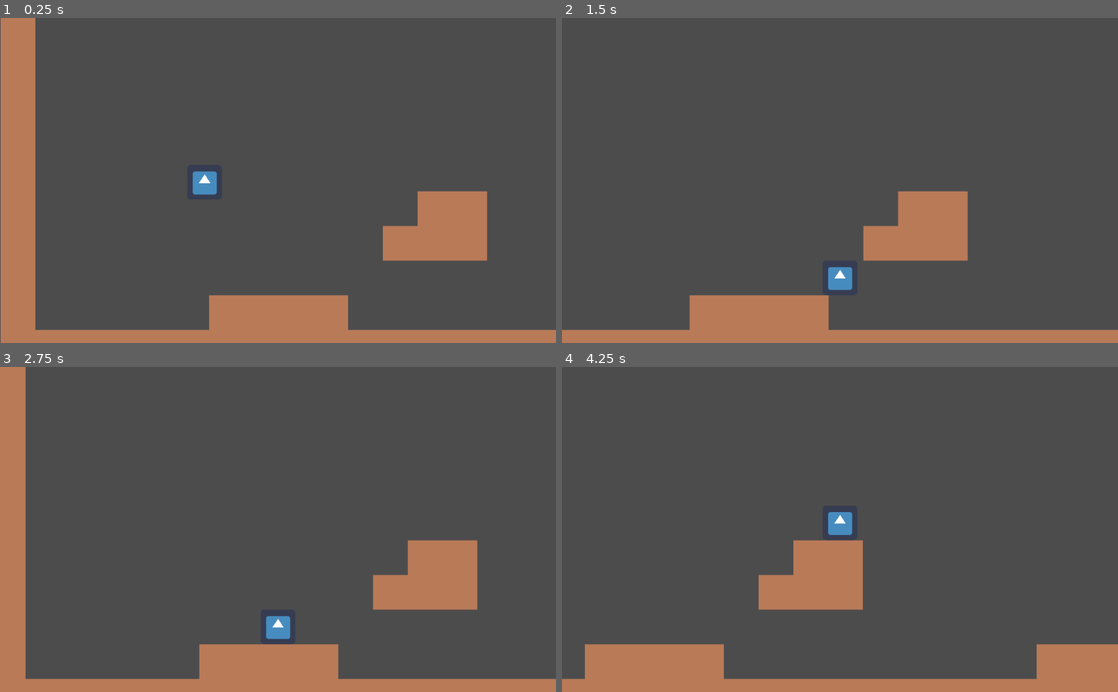
Above: before the commit, frames 1-4 (two rows, left to right).
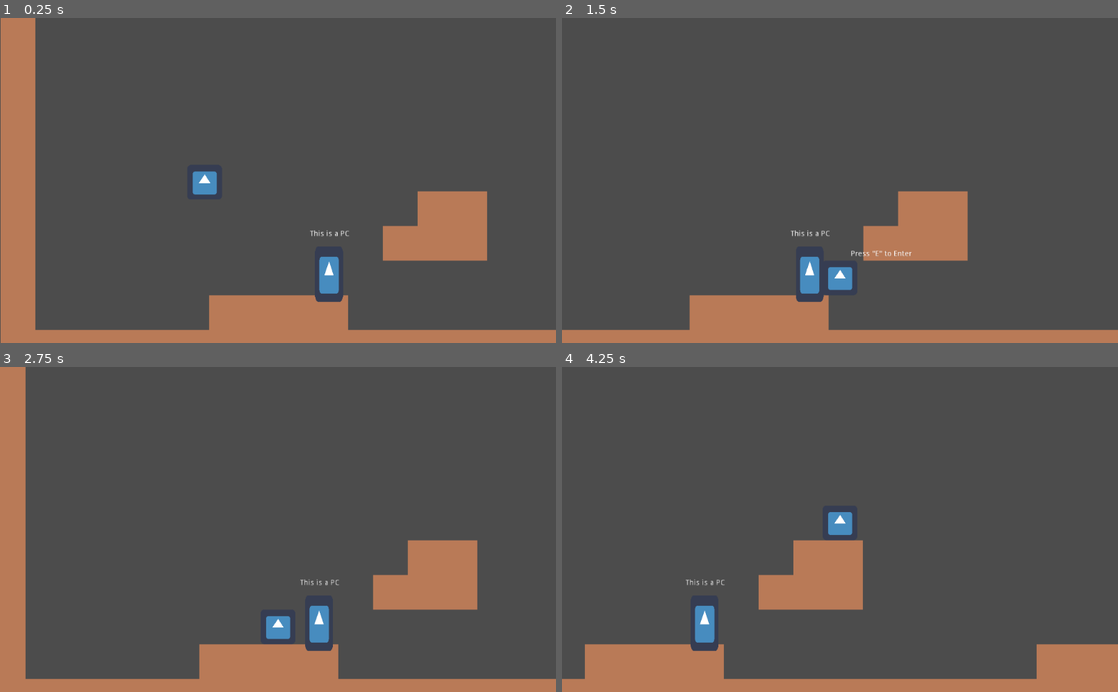
Above: after the commit, the same moments.

Repository: albfor/IT-Projekt
Game: Godot game, scene res://src/Level.tscn
Two runs of this game, one before a commit and one after it. Both use one fixed random seed, a clock stepped at 60 frames per second and the inputs below. The project has no main scene, so this scene is started directly. The engine's default icon, where the game draws it, is replaced by a stand-in: a white triangle on a blue panel in a dark square.
Inputs:
- Up to frame 1 (0.25 s): no input
- Up to frame 2 (1.5 s): hold Right (move_right) from 0.53 s (still down); tap W (jump) at 0.77 s; tap E at 1.25 s
- Up to frame 3 (2.75 s): tap W (jump) at 1.52 s; release Right (move_right) at 2.03 s; hold Left (move_left) from 2.03 s (still down)
- Up to frame 4 (4.25 s): release Left (move_left) at 2.78 s; hold Right (move_right) from 2.78 s (still down); tap W (jump) at 3.02, 3.77 s

The runs differ from the first frame. In frame 1, 0.6% of the frame differs, in the area x 55-63%, y 65-88%; in frame 2, 0.6%, in the area x 41-63%, y 65-88%; in frame 3, 0.6%; in frame 4, 0.6%.

Commit message:
Exempel på hur interaction med pc kan se ut.

Diff:
--- /dev/null
+++ b/src/Computer.tscn
@@ -0,0 +1,26 @@
+[gd_scene load_steps=3 format=2]
+
+[ext_resource path="res://icon.png" type="Texture" id=1]
+
+[sub_resource type="RectangleShape2D" id=1]
+extents = Vector2( 64.6755, 64.5067 )
+
+[node name="Area2D" type="Area2D"]
+
+[node name="CollisionShape2D" type="CollisionShape2D" parent="."]
+scale = Vector2( 0.4, 0.8 )
+shape = SubResource( 1 )
+
+[node name="Sprite" type="Sprite" parent="."]
+scale = Vector2( 0.4, 0.8 )
+texture = ExtResource( 1 )
+
+[node name="Label" type="Label" parent="."]
+margin_left = -34.9263
+margin_top = -80.8296
+margin_right = 37.0737
+margin_bottom = -66.8296
+text = "This is a PC"
+__meta__ = {
+"_edit_use_anchors_": false
+}
--- a/src/Level.tscn
+++ b/src/Level.tscn
@@ -1,7 +1,8 @@
-[gd_scene load_steps=6 format=2]
+[gd_scene load_steps=7 format=2]
 
 [ext_resource path="res://BrownTile.png" type="Texture" id=1]
 [ext_resource path="res://src/Player.tscn" type="PackedScene" id=2]
+[ext_resource path="res://src/Computer.tscn" type="PackedScene" id=3]
 
 [sub_resource type="ConvexPolygonShape2D" id=1]
 points = PoolVector2Array( 64, 64, 0, 64, 0, 0, 64, 0 )
@@ -46,5 +47,8 @@
 format = 1
 tile_data = PoolIntArray( 0, 0, 0, 65536, 0, 0, 131072, 0, 0, 196608, 0, 0, 262144, 0, 0, 262172, 0, 0, 262173, 0, 0, 3 …(769 unchanged characters)…
 
+[node name="Computer" parent="." instance=ExtResource( 3 )]
+position = Vector2( 605.932, 472.754 )
+
 [node name="Player" parent="." instance=ExtResource( 2 )]
 position = Vector2( 376.824, 170.047 )
--- a/src/Player.gd
+++ b/src/Player.gd
@@ -27,3 +27,13 @@
 		Input.get_action_strength("move_right") - Input.get_action_strength("move_left"),
 		-1.0 if Input.is_action_just_pressed("jump") and is_on_floor() else 1.0
 	)
+
+
+
+# Show label saying "press e to enter" when on a PC
+func _on_Area2D_area_entered(area):
+	print(area.get_name())
+	$Label.show()
+
+func _on_Area2D_area_exited(area):
+	$Label.hide()
--- a/src/Player.tscn
+++ b/src/Player.tscn
@@ -6,22 +6,42 @@
 [sub_resource type="RectangleShape2D" id=1]
 extents = Vector2( 28.6135, 29.718 )
 
+[sub_resource type="RectangleShape2D" id=2]
+extents = Vector2( 33.1298, 34.2155 )
+
 [node name="Player" type="KinematicBody2D"]
+position = Vector2( 0.473343, 0.15778 )
 script = ExtResource( 2 )
-__meta__ = {
-"_edit_group_": true
-}
+
+[node name="CollisionShape2D" type="CollisionShape2D" parent="."]
+position = Vector2( 0, 2.50344 )
+shape = SubResource( 1 )
 
 [node name="Sprite" type="Sprite" parent="."]
 scale = Vector2( 0.5, 0.5 )
 texture = ExtResource( 1 )
-
-[node name="CollisionShape2D" type="CollisionShape2D" parent="."]
-position = Vector2( 0, 2.50344 )
-shape = SubResource( 1 )
 
 [node name="Camera2D" type="Camera2D" parent="."]
 current = true
 limit_left = 0
 limit_top = 0
 limit_bottom = 500
+
+[node name="Area2D" type="Area2D" parent="."]
+
+[node name="CollisionShape2D" type="CollisionShape2D" parent="Area2D"]
+shape = SubResource( 2 )
+
+[node name="Label" type="Label" parent="."]
+visible = false
+margin_left = 20.1082
+margin_top = -51.0614
+margin_right = 132.108
+margin_bottom = -37.0614
+text = "Press \"E\" to Enter"
+__meta__ = {
+"_edit_use_anchors_": false
+}
+[connection signal="area_entered" from="Area2D" to="." method="_on_Area2D_area_entered"]
+[connection signal="area_exited" from="Area2D" to="." method="_on_Area2D_area_exited"]
+[connection signal="body_entered" from="Area2D" to="." method="_on_Area2D_body_entered"]
Not shown: 1 places in src/Player.tscn that only renumber resources
